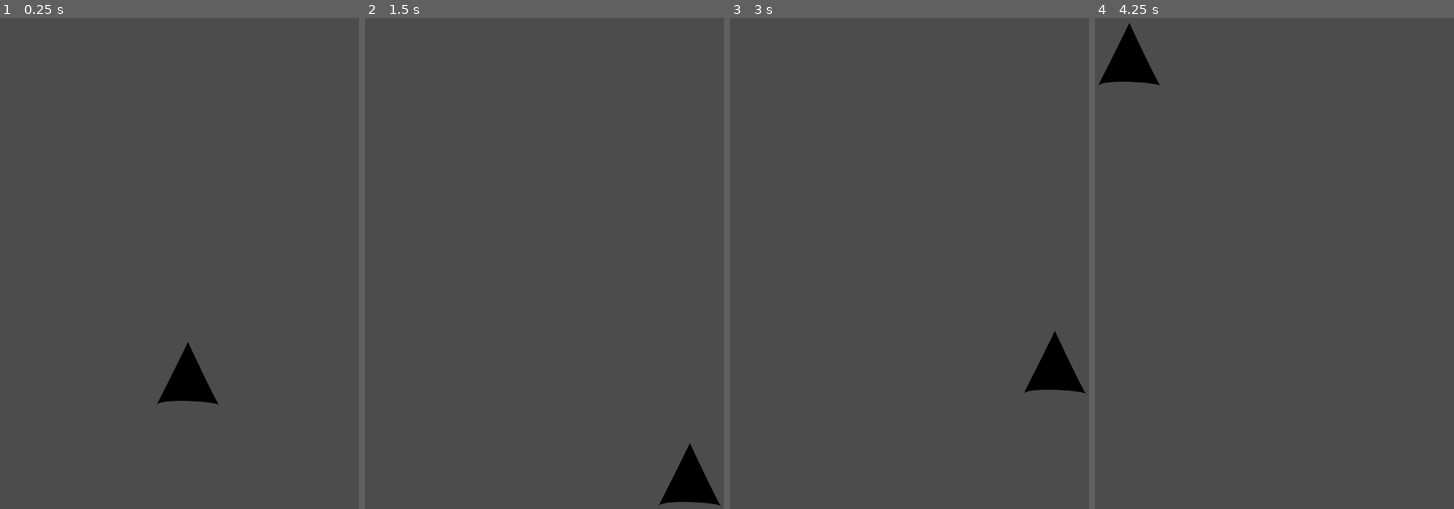
Above: before the commit, frames 1-4 (left to right).
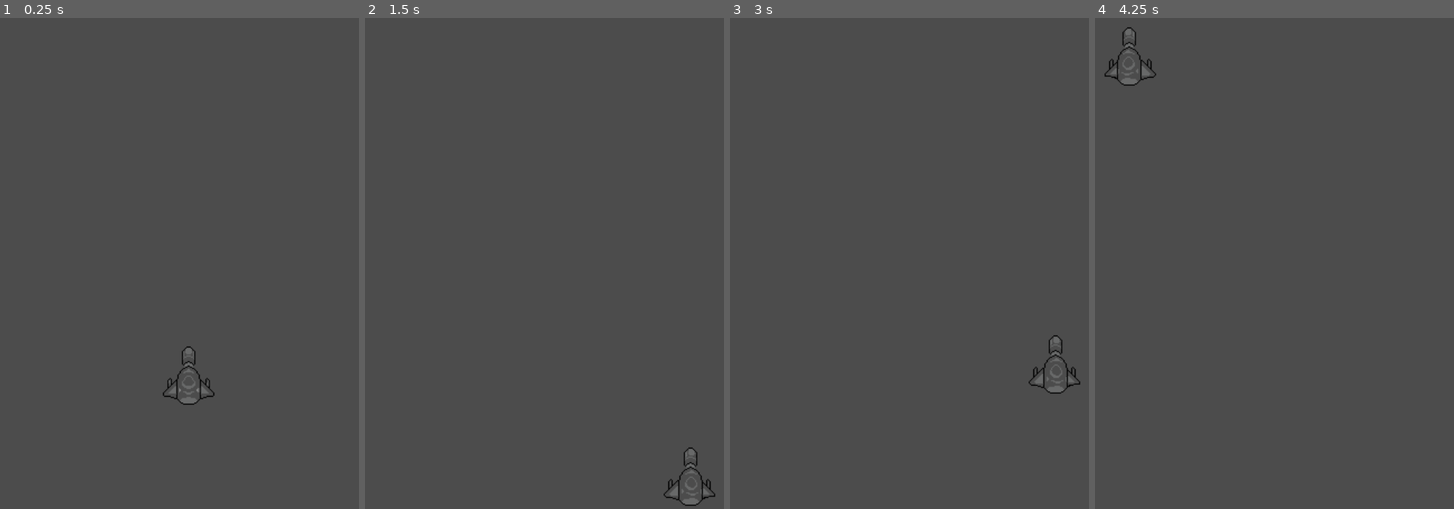
Above: after the commit, the same moments.

Repository: mlbaquerizo/pop
Game: Godot game, scene res://scenes/PlayerShip.tscn
Two runs of this game, one before a commit and one after it. Both use one fixed random seed, a clock stepped at 60 frames per second and the inputs below. This scene is started directly instead of the project's main scene.
Inputs:
- Up to frame 1 (0.25 s): no input
- Up to frame 2 (1.5 s): tap Enter at 0.5 s; hold D (move_right) 0.53-1.28 s; tap Space at 1.25 s; hold S (move_down) from 1.28 s (still down)
- Up to frame 3 (3 s): tap Enter at 2 s; release S (move_down) at 2.03 s; hold D (move_right) 2.03-2.78 s; tap Space at 2.75 s; hold W (move_up) from 2.78 s (still down)
- Up to frame 4 (4.25 s): release W (move_up) at 3.53 s; hold A (move_left) from 3.53 s (still down)

The runs differ from the first frame. In frame 1, 1.0% of the frame differs, in the area x 43-62%, y 66-79%; in frame 2, 1.0%; in frame 3, 1.0%; in frame 4, 1.0%.

Commit message:
Add logic for tilt behavior with placeholder sprite

Diff:
--- a/scenes/PlayerShip.tscn
+++ b/scenes/PlayerShip.tscn
@@ -1,12 +1,50 @@
-[gd_scene load_steps=4 format=2]
+[gd_scene load_steps=6 format=2]
 
 [ext_resource path="res://scripts/PlayerShip.gd" type="Script" id=1]
-[ext_resource path="res://sprites/ship.png" type="Texture" id=2]
+[ext_resource path="res://sprites/Ship003.png" type="Texture" id=2]
 
 [sub_resource type="RectangleShape2D" id=1]
 
 custom_solver_bias = 0.0
 extents = Vector2( 50, 50 )
+
+[sub_resource type="Animation" id=2]
+
+resource_name = "tilt_left"
+length = 0.1
+loop = false
+step = 0.1
+tracks/0/type = "value"
+tracks/0/path = NodePath(".:frame")
+tracks/0/interp = 1
+tracks/0/loop_wrap = true
+tracks/0/imported = false
+tracks/0/enabled = true
+tracks/0/keys = {
+"times": PoolRealArray( 0, 0.1 ),
+"transitions": PoolRealArray( 1, 1 ),
+"update": 1,
+"values": [ 0, 2 ]
+}
+
+[sub_resource type="Animation" id=3]
+
+resource_name = "tilt_right"
+length = 0.2
+loop = false
+step = 0.1
+tracks/0/type = "value"
+tracks/0/path = NodePath(".:frame")
+tracks/0/interp = 1
+tracks/0/loop_wrap = true
+tracks/0/imported = false
+tracks/0/enabled = true
+tracks/0/keys = {
+"times": PoolRealArray( 0, 0.2 ),
+"transitions": PoolRealArray( 1, 1 ),
+"update": 1,
+"values": [ 0, 1 ]
+}
 
 [node name="PlayerShip" type="Area2D" index="0"]
 
@@ -36,8 +74,10 @@
 
 [node name="Sprite" type="Sprite" parent="." index="1"]
 
-scale = Vector2( 0.9, 0.9 )
+scale = Vector2( 2, 2 )
 texture = ExtResource( 2 )
+hframes = 3
+region_rect = Rect2( 18.75, 7, 46.5, 52 )
 _sections_unfolded = [ "Animation", "Material", "Offset", "Pause", "Region", "Transform", "Visibility", "Z Index" ]
 
 [node name="AnimationPlayer" type="AnimationPlayer" parent="Sprite" index="0"]
@@ -47,5 +87,7 @@
 playback_process_mode = 1
 playback_default_blend_time = 0.0
 playback_speed = 1.0
+anims/tilt_left = SubResource( 2 )
+anims/tilt_right = SubResource( 3 )
 blend_times = [  ]
 _sections_unfolded = [ "Pause", "Playback Options" ]
--- a/scripts/PlayerShip.gd
+++ b/scripts/PlayerShip.gd
@@ -9,6 +9,9 @@
 var screensize
 var input_direction = Vector2()
 var speed = 0
+var tilt_state = "neutral" setget set_tilt_state
+
+onready var anim_player = $Sprite/AnimationPlayer
 
 func _ready():
 	screensize = get_viewport_rect().size
@@ -28,7 +31,6 @@
 	var input_move_left = Input.is_action_pressed("move_left")
 
 	var not_moving = !(input_move_up || input_move_right || input_move_down || input_move_left)
-	var moving = move_up || move_right || move_down || move_left
 
 	if move_up:
 		if input_move_down:
@@ -39,8 +41,12 @@
 	if move_right:
 		if input_move_left:
 			self.input_direction.x = 0
+			if self.tilt_state == "left" || self.tilt_state == "right":
+				self.return_to_neutral(self.tilt_state)
+				self.set_tilt_state("neutral")
 		else:
 			self.input_direction.x = 1
+			self.set_tilt_state("right")
 
 	if move_down:
 		if input_move_up:
@@ -51,16 +57,22 @@
 	if move_left:
 		if input_move_right:
 			self.input_direction.x = 0
+			if self.tilt_state == "left" || self.tilt_state == "right":
+				self.return_to_neutral(self.tilt_state)
+				self.set_tilt_state("neutral")
 		else:
 			self.input_direction.x = -1
+			self.set_tilt_state("left")
 
 	if event.is_action_released("move_right"):
 		if input_move_left:
 			self.input_direction.x = -1
+			self.set_tilt_state("left")
 
 	if event.is_action_released("move_left"):
 		if input_move_right:
 			self.input_direction.x = 1
+			self.set_tilt_state("right")
 
 	if event.is_action_released("move_up"):
 		if input_move_down:
@@ -75,6 +87,9 @@
 
 	if !(input_move_right || input_move_left):
 		self.input_direction.x = 0
+		if self.tilt_state == "left" || self.tilt_state == "right":
+			self.return_to_neutral(self.tilt_state)
+			self.set_tilt_state("neutral")
 
 	if not_moving:
 		self.input_direction = Vector2()
@@ -103,6 +118,13 @@
 
 func tilt(direction):
 	# Play tilt animation for the correct direction
+	var tilt_str = "tilt_%s"
+	self.anim_player.play(tilt_str % direction)
+	pass
+
+func return_to_neutral(from_dir):
+	var tilt_str = "tilt_%s"
+	self.anim_player.play_backwards(tilt_str % from_dir)
 	pass
 
 func shoot():
@@ -110,9 +132,15 @@
 	# Play shooting animation
 	pass
 
-func set_health(new_value):
-	health = new_value
+func set_health(new_health):
+	health = new_health
 
 	if health <= 0:
 		self.queue_free()
 	pass
+
+func set_tilt_state(new_state):
+	tilt_state = new_state
+	if new_state == "left" || new_state == "right":
+		self.tilt(new_state)
+	pass
